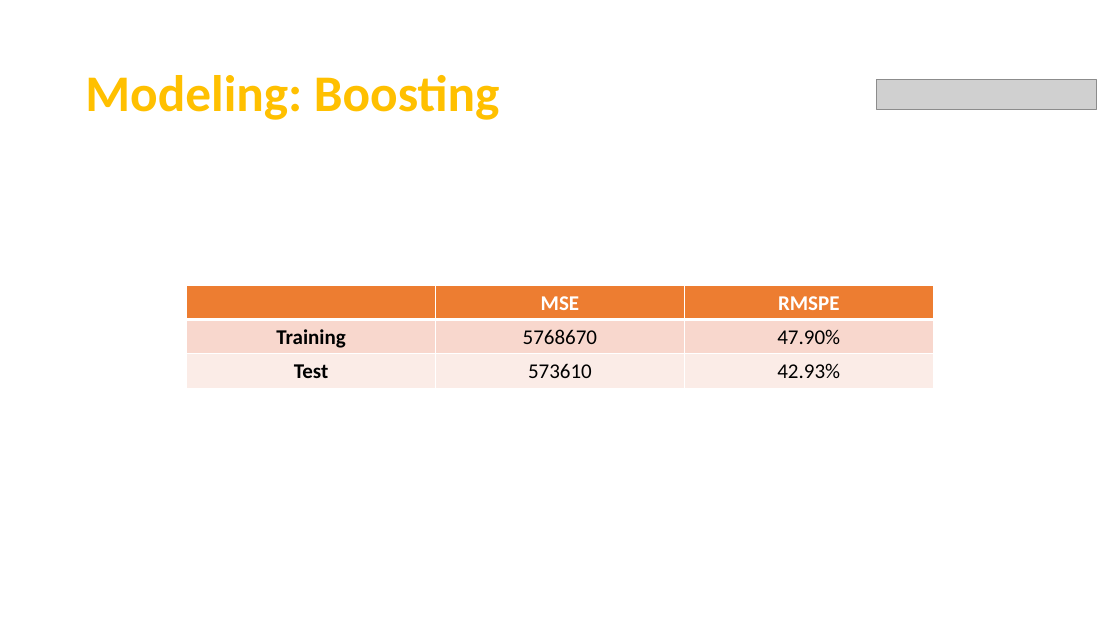
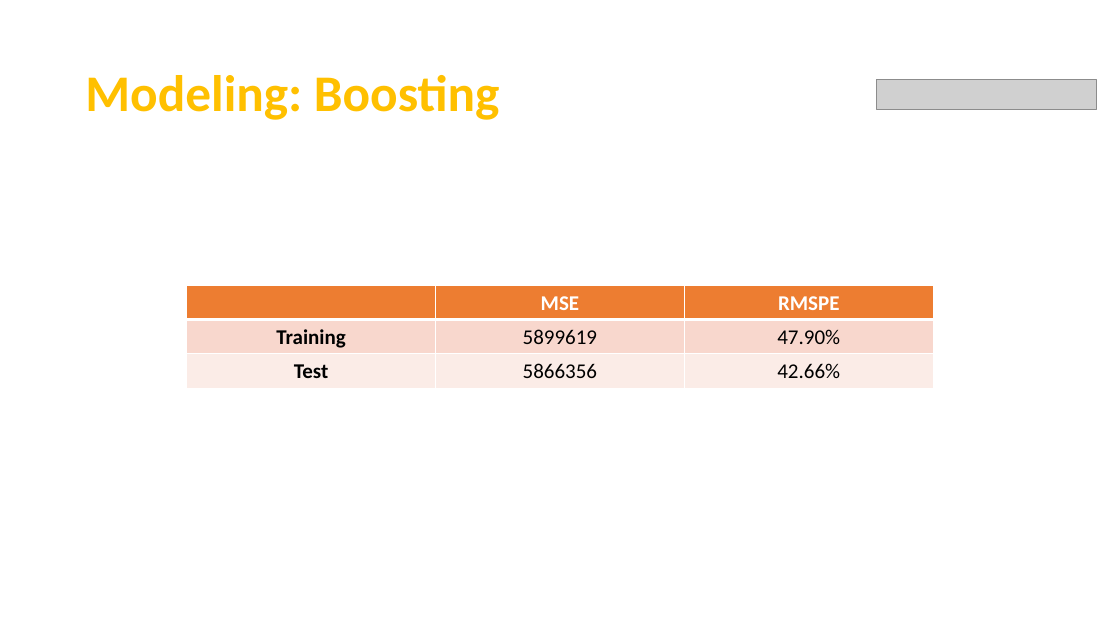
Before and after one commit to Team7-MSBA/Machine-Learning-Final-Project, a slide deck: slide 12 of FinalPresentation.pptx (slide 11 before the commit). Drawn at 1120x630 pixels with LibreOffice and Linux fonts; fonts in the diff are those of the drawing; grey boxes stand for pictures. Boxes give left, top, right and bottom in pixels: in the first picture for what was removed or moved away, otherwise in the second. Text is boxed around its words. In the diff, an @@ line names an element or a change of style, - is before the commit and + after.

```diff
--- a/FinalPresentation.pptx
+++ b/FinalPresentation.pptx
@@ table at [187,286,933,388] @@
-row 2, column 2: 5768670
+row 2, column 2: 5899619
-row 3, column 2: 573610
+row 3, column 2: 5866356
-row 3, column 3: 42.93%
+row 3, column 3: 42.66%
```
Also in this commit, not shown: 9 other slides changed, 5 slides added, 1 slide removed.
